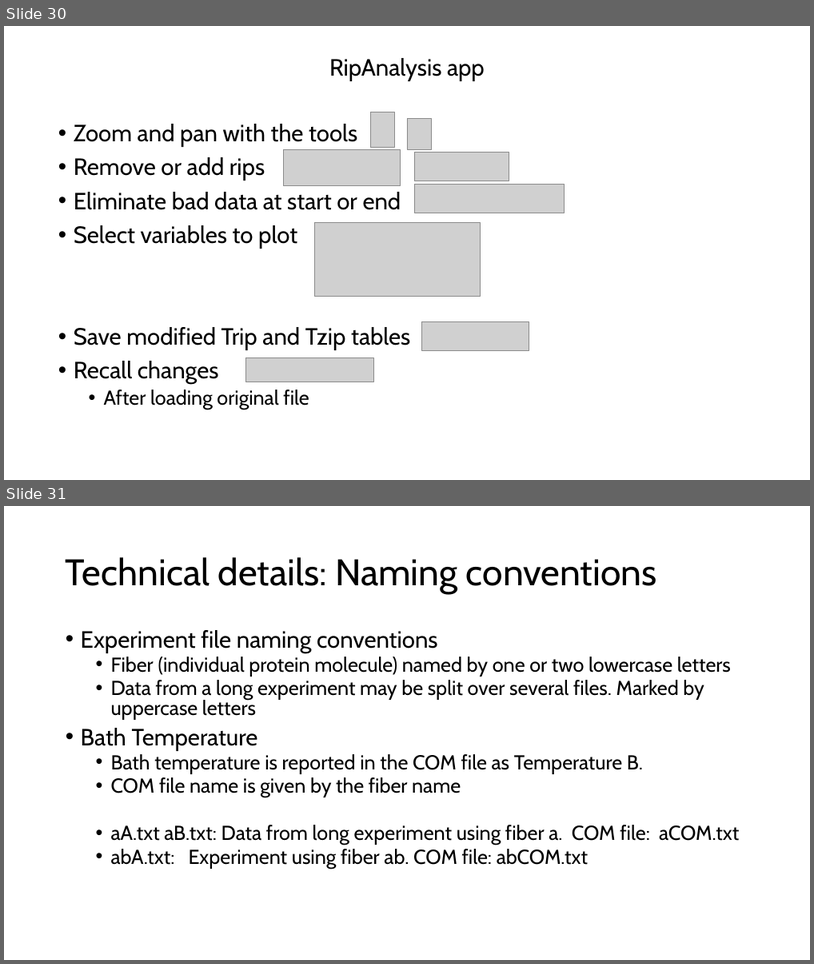
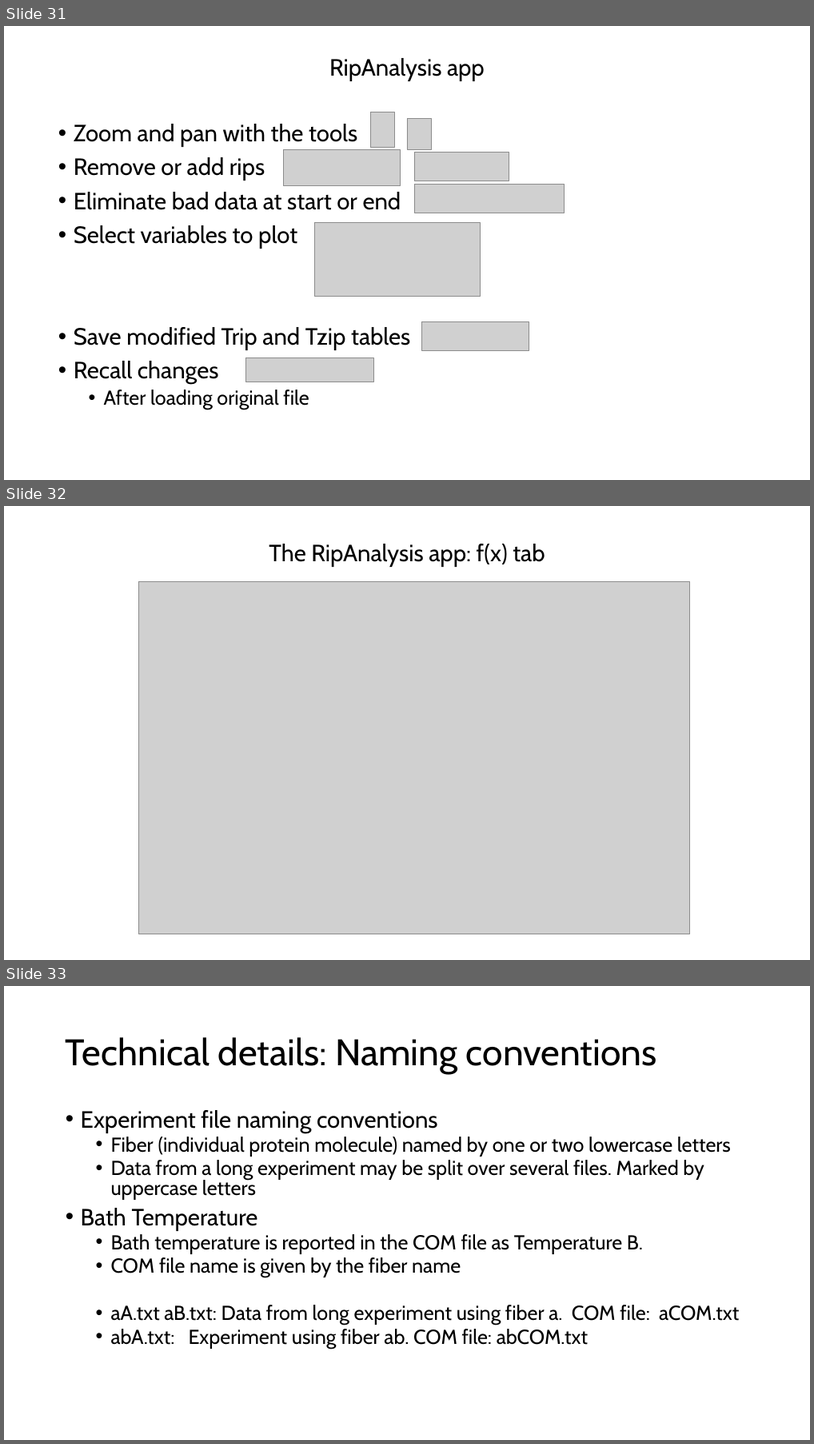
Before and after one commit to are-mj/OpticalTweezers, a slide deck: Summer school 2024/Analysis of protein stretching experiments.pptx. Shown one above the other, each under a label of ours: slides 30 and 31 before the commit, slides 31, 32 and 33 after it. The pictures are 814x964 and 814x1444 pixels, drawn with LibreOffice and Linux fonts; fonts in the diff are those of the drawing; grey boxes stand for pictures. Boxes give left, top, right and bottom in pixels: in the first picture for what was removed or moved away, otherwise in the second. Text is boxed around its words. In the diff, an @@ line names an element or a change of style, - is before the commit and + after.

```diff
--- a/Summer school 2024/Analysis of protein stretching experiments.pptx
+++ b/Summer school 2024/Analysis of protein stretching experiments.pptx
@@ slide 32 added at <box>4,506,810,960</box>, background #FFFFFF @@
@@ title added at <box>269,544,545,567</box>, 28 pt, text #000000 @@
+The RipAnalysis app: f(x) tab
@@ picture added at <box>138,582,690,934</box> @@
@@ what was slide 30 is now slide 31 @@
@@ what was slide 31 is now slide 33 @@
```
Also in this commit, not shown: 11 slides changed, 1 other slide added, 2 other files.
